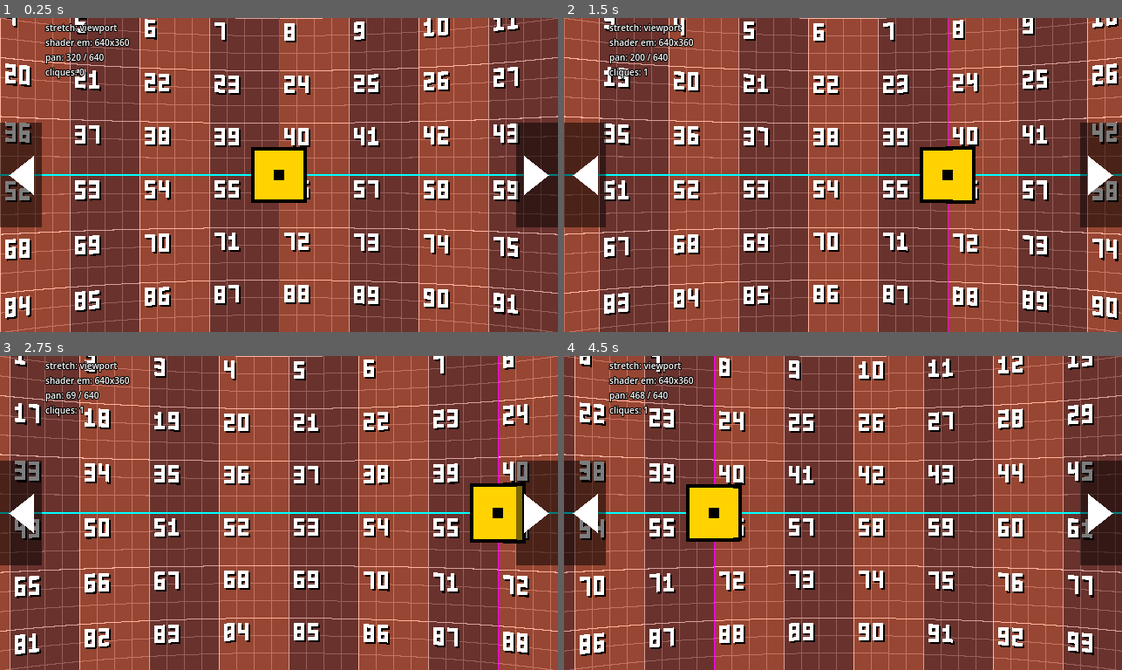
Above: before the commit, frames 1-4 (two rows, left to right).
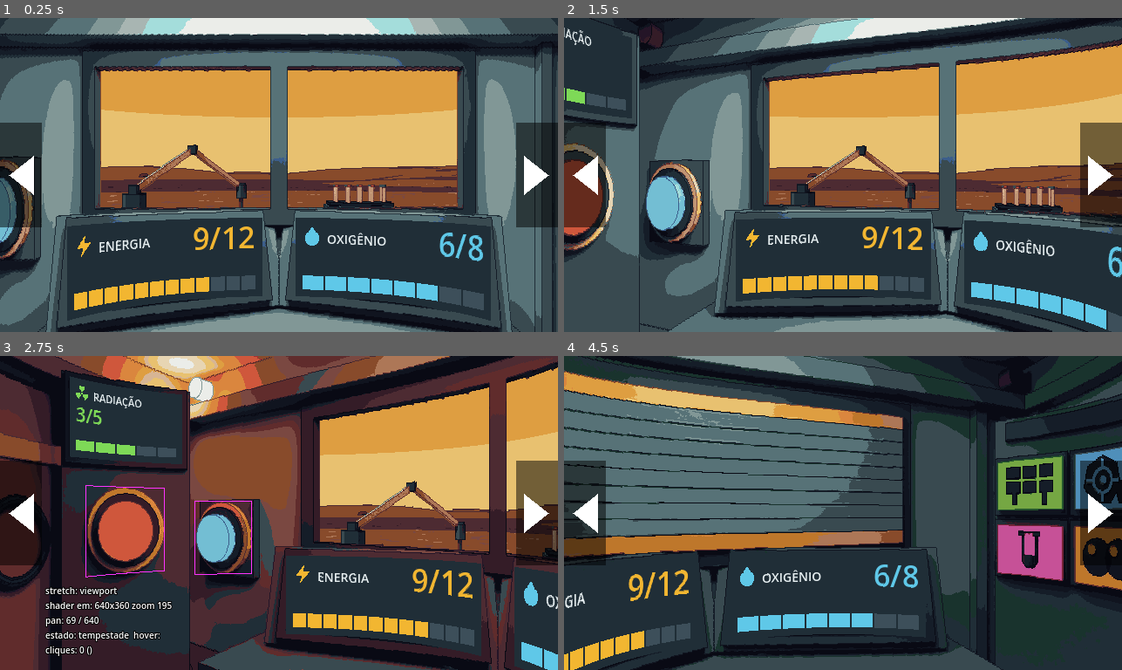
Above: after the commit, the same moments.

Repository: FreitasVarejo/five-sols-on-mars
Game: Godot game, scene res://main.tscn
Same seed, same stepped clock (60 frames per second), same inputs: the game is played once before the commit and once after it.
Inputs (mouse positions are in pixels of both pictures, inside the frame that each line leads up to):
- Up to frame 1 (0.25 s): no input
- Up to frame 2 (1.5 s): click (843, 175) at 0.52 s; click (586, 175) at 1.25 s
- Up to frame 3 (2.75 s): tap Enter at 2 s; move the mouse to (401, 497) at 2.02 s; hold D from 2.03 s (still down); tap 1 at 2.1 s; click (401, 497) at 2.17 s; tap 2 at 2.3 s
- Up to frame 4 (4.5 s): release D at 2.75 s; drag from (731, 528) to (815, 575) at 2.77 s; click (1099, 513) at 3.5 s; move the mouse to (898, 443) at 4.27 s; hold D from 4.28 s (still down); tap 3 at 4.35 s; click (898, 443) at 4.42 s

The runs differ from the first frame. In frame 1, 97% of the frame differs, in the area x 0-100%, y 0-100%; in frame 2, 97%; in frame 3, 90%; in frame 4, 98%.

Commit message:
Cômodo real no protótipo: janela para Marte, barras na rampa e ícones
O main.gd lê o regioes.json e compensa o clique pela fórmula do shader.
As teclas 1–4 trocam os estados e P alterna a vista entre normal e
poeira. O tela_barra.gd desenha as barras de energia, oxigênio e
radiação antes do shader. O monitor portátil sobe à direita e fecha pelo
"abaixar" ou virando para a esquerda.

Arte: o centro da sala virou uma janela larga, com o vidro em alpha e a
vista renderizada à parte pelo exterior.py com a mesma câmera; as telas
de energia e oxigênio foram para a rampa do console. Os botões de câmera
ganharam pictogramas, a direita saiu de baixo das setas e a câmera do
painel foi reenquadrada. A spec foi recopiada do vault.

Co-Authored-By: Claude Opus 5.5 <noreply@anthropic.com>

Diff:
--- a/assets/comodo/regioes.json
+++ b/assets/comodo/regioes.json
@@ -18,16 +18,16 @@
   },
   "telas": {
     "energia": {
-      "x": 406,
-      "y": 39,
-      "w": 225,
-      "h": 142
+      "x": 397,
+      "y": 229,
+      "w": 224,
+      "h": 90
     },
     "oxigenio": {
-      "x": 649,
-      "y": 39,
-      "w": 225,
-      "h": 142
+      "x": 659,
+      "y": 229,
+      "w": 224,
+      "h": 90
     },
     "radiacao": {
       "x": 149,
@@ -50,41 +50,48 @@
       "h": 82
     },
     "camera_painel": {
-      "x": 991,
+      "x": 962,
       "y": 121,
-      "w": 84,
+      "w": 85,
       "h": 62
     },
     "camera_rocha": {
-      "x": 1076,
+      "x": 1047,
       "y": 121,
       "w": 85,
       "h": 62
     },
     "camera_amostra": {
-      "x": 991,
+      "x": 962,
       "y": 186,
-      "w": 84,
+      "w": 85,
       "h": 62
     },
     "camera_moxie": {
-      "x": 1076,
+      "x": 1047,
       "y": 186,
       "w": 85,
       "h": 62
     },
     "planta": {
-      "x": 1167,
-      "y": 122,
-      "w": 108,
-      "h": 126
+      "x": 1142,
+      "y": 126,
+      "w": 77,
+      "h": 118
     }
   },
   "janela": {
-    "x": 284,
-    "y": 64,
-    "w": 100,
-    "h": 101
+    "x": 414,
+    "y": 36,
+    "w": 452,
+    "h": 203
+  },
+  "vista_janela": {
+    "arquivos": {
+      "normal": "assets/exterior/vista_janela_normal.png",
+      "poeira": "assets/exterior/vista_janela_poeira.png"
+    },
+    "nota": "1280x360, mesma câmera do panorama; vai atrás dele. O vidro do panorama tem alpha 0, menos no estado abrigo (persiana fechada)."
   },
   "monitor_portatil": {
     "arquivo": "monitor_portatil.png",
--- a/main.tscn
+++ b/main.tscn
@@ -1,18 +1,18 @@
 [gd_scene format=3]
 
 [ext_resource type="Script" path="res://scripts/main.gd" id="1_main"]
-[ext_resource type="Texture2D" path="res://arte/placeholder/sala.png" id="2_sala"]
-[ext_resource type="Texture2D" path="res://arte/placeholder/botao_centro_normal.png" id="3_bn"]
-[ext_resource type="Texture2D" path="res://arte/placeholder/botao_centro_pressed.png" id="4_bp"]
-[ext_resource type="Texture2D" path="res://arte/placeholder/botao_centro_hover.png" id="5_bh"]
+[ext_resource type="Texture2D" path="res://assets/comodo/normal.png" id="2_sala"]
 [ext_resource type="Shader" path="res://shaders/panorama.gdshader" id="6_shader"]
 [ext_resource type="Texture2D" path="res://arte/placeholder/seta_esquerda.png" id="7_en"]
 [ext_resource type="Texture2D" path="res://arte/placeholder/seta_esquerda_pressed.png" id="8_ep"]
 [ext_resource type="Texture2D" path="res://arte/placeholder/seta_direita.png" id="9_dn"]
 [ext_resource type="Texture2D" path="res://arte/placeholder/seta_direita_pressed.png" id="10_dp"]
+[ext_resource type="Texture2D" path="res://assets/comodo/monitor_portatil.png" id="11_monitor"]
+[ext_resource type="Texture2D" path="res://assets/exterior/vista_janela_normal.png" id="12_vista"]
 
 [sub_resource type="ShaderMaterial" id="ShaderMaterial_pan"]
 shader = ExtResource("6_shader")
+shader_parameter/zoom = 195
 
 [node name="Main" type="Control"]
 layout_mode = 3
@@ -29,17 +29,25 @@
 anchors_preset = 0
 mouse_filter = 2
 
+[node name="Vista" type="TextureRect" parent="Sala"]
+layout_mode = 0
+mouse_filter = 2
+texture = ExtResource("12_vista")
+
 [node name="Panorama" type="TextureRect" parent="Sala"]
 layout_mode = 0
 mouse_filter = 2
 texture = ExtResource("2_sala")
 
-[node name="BotaoCentro" type="TextureButton" parent="Sala"]
-layout_mode = 0
-focus_mode = 0
-texture_normal = ExtResource("3_bn")
-texture_pressed = ExtResource("4_bp")
-texture_hover = ExtResource("5_bh")
+[node name="Telas" type="Control" parent="Sala"]
+layout_mode = 3
+anchors_preset = 0
+mouse_filter = 2
+
+[node name="Realce" type="Control" parent="Sala"]
+layout_mode = 3
+anchors_preset = 0
+mouse_filter = 2
 
 [node name="Distorcao" type="ColorRect" parent="."]
 material = SubResource("ShaderMaterial_pan")
@@ -89,12 +97,62 @@
 texture_normal = ExtResource("9_dn")
 texture_pressed = ExtResource("10_dp")
 
+[node name="Monitor" type="Control" parent="HUD"]
+visible = false
+layout_mode = 0
+offset_left = 240.0
+offset_top = 60.0
+offset_right = 640.0
+offset_bottom = 360.0
+
+[node name="Tela" type="TextureRect" parent="HUD/Monitor"]
+layout_mode = 0
+offset_left = 40.0
+offset_top = 30.0
+offset_right = 360.0
+offset_bottom = 210.0
+mouse_filter = 2
+expand_mode = 1
+
+[node name="Moldura" type="TextureRect" parent="HUD/Monitor"]
+layout_mode = 0
+offset_right = 400.0
+offset_bottom = 300.0
+mouse_filter = 2
+texture = ExtResource("11_monitor")
+
+[node name="Abaixar" type="TextureButton" parent="HUD/Monitor"]
+layout_mode = 0
+offset_left = 271.0
+offset_top = 215.0
+offset_right = 384.0
+offset_bottom = 289.0
+focus_mode = 0
+
+[node name="Realce" type="ColorRect" parent="HUD/Monitor/Abaixar"]
+visible = false
+layout_mode = 0
+offset_right = 113.0
+offset_bottom = 74.0
+mouse_filter = 2
+color = Color(1, 1, 1, 0.2)
+
+[node name="Contornos" type="Control" parent="HUD"]
+visible = false
+layout_mode = 1
+anchors_preset = 15
+anchor_right = 1.0
+anchor_bottom = 1.0
+grow_horizontal = 2
+grow_vertical = 2
+mouse_filter = 2
+
 [node name="Depuracao" type="Label" parent="HUD"]
 layout_mode = 0
 offset_left = 52.0
-offset_top = 4.0
+offset_top = 262.0
 offset_right = 300.0
-offset_bottom = 60.0
+offset_bottom = 356.0
 mouse_filter = 2
 theme_override_colors/font_outline_color = Color(0, 0, 0, 1)
 theme_override_constants/outline_size = 4
--- a/scripts/main.gd
+++ b/scripts/main.gd
@@ -1,25 +1,80 @@
 extends Control
 ## Câmera em primeira pessoa: pan horizontal da Sala; a curvatura vem do shader
 ## em Distorcao (acima da Sala, abaixo do HUD).
+##
+## Cliques e shader: o shader só desloca a imagem na vertical, por um fator
+## que depende da coluna da tela (zero no meio, máximo nas bordas). Os nós da
+## Sala não sabem disso, então o clique é resolvido aqui: a posição do mouse na
+## tela vira posição no panorama pela mesma fórmula do shader (_tela_para_panorama),
+## e só então é comparada com os retângulos de regioes.json. O realce de hover e
+## as telas de barras ficam na Sala (antes do shader) e curvam junto com a arte;
+## os contornos de depuração (tecla D) são desenhados no HUD, depois do shader,
+## a partir da fórmula direta, para conferir o alinhamento.
 
 const VELOCIDADE_BORDA := 600.0  # px/s, no limite da tela
 const VELOCIDADE_SETA := 400.0  # px/s, seta pressionada
-const ALTURA_BOTAO_Y := 180.0  # centro vertical do BotaoCentro no panorama
-const LADO_BOTAO := 64.0
+const LIMIAR_FECHAR_MONITOR := 24.0  # px de pan para a esquerda que fecham o monitor
+const JSON_REGIOES := "res://assets/comodo/regioes.json"
+
+const PANORAMAS := {
+	"normal": preload("res://assets/comodo/normal.png"),
+	"tempestade": preload("res://assets/comodo/tempestade.png"),
+	"abrigo": preload("res://assets/comodo/abrigo.png"),
+	"modo_seguranca": preload("res://assets/comodo/modo_seguranca.png"),
+}
+const ORDEM_ESTADOS := ["normal", "tempestade", "abrigo", "modo_seguranca"]
+# Vista de Marte pela janela: fica atrás do panorama (o vidro dele tem alpha 0, menos no
+# abrigo, em que a persiana cobre). A vista é independente do estado da sala: P alterna.
+const VISTAS := {
+	"normal": preload("res://assets/exterior/vista_janela_normal.png"),
+	"poeira": preload("res://assets/exterior/vista_janela_poeira.png"),
+}
+const EXTERIOR := {
+	"painel": preload("res://assets/exterior/painel_normal.png"),
+	"rocha": preload("res://assets/exterior/rocha_normal.png"),
+	"amostra": preload("res://assets/exterior/amostra_normal.png"),
+	"moxie": preload("res://assets/exterior/moxie_normal.png"),
+}
+
+# Valores de teste das telas: nome, ícone, valor, máximo, cor.
+const TELAS := {
+	"energia": ["ENERGIA", "energia", 9, 12, Color("#f2b631")],
+	"oxigenio": ["OXIGÊNIO", "oxigenio", 6, 8, Color("#5fc8e8")],
+	"radiacao": ["RADIAÇÃO", "radiacao", 3, 5, Color("#7ed957")],
+}
 
 @onready var _sala: Control = $Sala
+@onready var _vista_janela: TextureRect = $Sala/Vista
 @onready var _panorama: TextureRect = $Sala/Panorama
-@onready var _botao_centro: TextureButton = $Sala/BotaoCentro
+@onready var _telas: Control = $Sala/Telas
+@onready var _realce: Control = $Sala/Realce
+@onready var _distorcao: ColorRect = $Distorcao
 @onready var _seta_esq: TextureButton = $HUD/SetaEsquerda
 @onready var _seta_dir: TextureButton = $HUD/SetaDireita
 @onready var _depuracao: Label = $HUD/Depuracao
-
+@onready var _contornos: Control = $HUD/Contornos
+@onready var _monitor: Control = $HUD/Monitor
+@onready var _monitor_tela: TextureRect = $HUD/Monitor/Tela
+@onready var _monitor_abaixar: TextureButton = $HUD/Monitor/Abaixar
+@onready var _monitor_abaixar_realce: ColorRect = $HUD/Monitor/Abaixar/Realce
+
+var _botoes := {}  # nome -> Rect2 no panorama
+var _rect_abaixar_monitor := Rect2()
 var _pan := 0.0
 var _pan_inteiro := 0
 var _cliques := 0
+var _ultimo_clique := ""
+var _hover := ""
+var _estado := "normal"
+var _estado_antes_do_abrigo := "normal"
+var _vista := "normal"
+var _camera := ""
+var _monitor_aberto := false
+var _pan_ao_abrir := 0.0
+var _depurar := false
 var _esq_pressionada := false
 var _dir_pressionada := false
-var _mouse_x := 0.0
+var _mouse_pos := Vector2.ZERO
 # O pan por posição só vale com mouse de verdade e com o mouse dentro da janela.
 var _mouse_real := false
 var _mouse_dentro := true
@@ -27,18 +82,25 @@
 
 func _ready() -> void:
 	_aplicar_stretch_da_url()
+	_depuracao.hide()
+	_carregar_regioes()
 
 	var tamanho := _panorama.texture.get_size()
 	_panorama.size = tamanho
+	_vista_janela.size = tamanho
 	_sala.size = tamanho
-	_botao_centro.size = Vector2(LADO_BOTAO, LADO_BOTAO)
-	_botao_centro.position = Vector2(roundf(tamanho.x / 2.0) - LADO_BOTAO / 2.0, ALTURA_BOTAO_Y - LADO_BOTAO / 2.0)
+	_telas.size = tamanho
+	_realce.size = tamanho
+	_realce.draw.connect(_desenhar_realce)
+	_contornos.draw.connect(_desenhar_contornos)
 
 	_seta_esq.button_down.connect(func() -> void: _esq_pressionada = true)
 	_seta_esq.button_up.connect(func() -> void: _esq_pressionada = false)
 	_seta_dir.button_down.connect(func() -> void: _dir_pressionada = true)
 	_seta_dir.button_up.connect(func() -> void: _dir_pressionada = false)
-	_botao_centro.pressed.connect(_ao_clicar_botao_centro)
+	_monitor_abaixar.pressed.connect(_fechar_monitor)
+	_monitor_abaixar.mouse_entered.connect(func() -> void: _monitor_abaixar_realce.show())
+	_monitor_abaixar.mouse_exited.connect(func() -> void: _monitor_abaixar_realce.hide())
 
 	_pan = _alcance() / 2.0
 	_pan_inteiro = roundi(_pan)
@@ -50,15 +112,72 @@
 	_sonda_teste()
 
 
+## Lê regioes.json: botões, telas de barras e o bloco do monitor portátil.
+func _carregar_regioes() -> void:
+	var dados = JSON.parse_string(FileAccess.get_file_as_string(JSON_REGIOES))
+	assert(dados is Dictionary, "regioes.json não carregou")
+	for nome: String in dados["botoes"]:
+		_botoes[nome] = _rect(dados["botoes"][nome])
+
+	for nome: String in TELAS:
+		var t: Array = TELAS[nome]
+		var tela: Control = preload("res://scripts/tela_barra.gd").new()
+		var r := _rect(dados["telas"][nome])
+		tela.position = r.position
+		tela.size = r.size
+		tela.mouse_filter = Control.MOUSE_FILTER_IGNORE
+		tela.nome = t[0]
+		tela.icone = t[1]
+		tela.valor = t[2]
+		tela.maximo = t[3]
+		tela.cor = t[4]
+		_telas.add_child(tela)
+
+	var mon: Dictionary = dados["monitor_portatil"]
+	var tela_mon := _rect(mon["tela"])
+	_monitor_tela.position = tela_mon.position
+	_monitor_tela.size = tela_mon.size
+	_rect_abaixar_monitor = _rect(mon["abaixar"])
+	_monitor_abaixar.position = _rect_abaixar_monitor.position
+	_monitor_abaixar.size = _rect_abaixar_monitor.size
+	_monitor_abaixar_realce.size = _rect_abaixar_monitor.size
+	_monitor.size = Vector2(mon["largura"], mon["altura"])
+	# Lateral direita da tela, encostado embaixo.
+	_monitor.position = get_viewport_rect().size - _monitor.size
+
+
+func _rect(d: Dictionary) -> Rect2:
+	return Rect2(d["x"], d["y"], d["w"], d["h"])
+
+
 func _input(event: InputEvent) -> void:
 	if event is InputEventScreenTouch or event is InputEventScreenDrag:
 		_mouse_real = false
 	elif event is InputEventMouse:
+		_mouse_pos = event.position
 		if event.device == InputEvent.DEVICE_ID_EMULATION:
 			_mouse_real = false  # mouse emulado a partir de toque
 		elif event is InputEventMouseMotion:
 			_mouse_real = true
-			_mouse_x = event.position.x
+
+
+## Só chega aqui o que nenhum Control (setas, monitor) consumiu.
+func _unhandled_input(event: InputEvent) -> void:
+	if event is InputEventMouseButton and event.pressed and event.button_index == MOUSE_BUTTON_LEFT:
+		var nome := _regiao_em(event.position)
+		if nome != "":
+			_ao_clicar(nome)
+	elif event is InputEventKey and event.pressed and not event.echo:
+		match event.keycode:
+			KEY_1, KEY_2, KEY_3, KEY_4:
+				_definir_estado(ORDEM_ESTADOS[event.keycode - KEY_1])
+			KEY_P:
+				_definir_vista("poeira" if _vista == "normal" else "normal")
+			KEY_D:
+				_depurar = not _depurar
+				_contornos.visible = _depurar
+				_depuracao.visible = _depurar
+				_sonda_teste()
 
 
 func _notification(what: int) -> void:
@@ -70,13 +189,26 @@
 
 func _process(delta: float) -> void:
 	var velocidade := _velocidade_seta() if (_esq_pressionada or _dir_pressionada) else _velocidade_mouse()
+	if _monitor_aberto:
+		velocidade = minf(velocidade, 0.0)  # com o monitor aberto, só se vira para a esquerda
 	if velocidade != 0.0:
 		_pan = clampf(_pan + velocidade * delta, 0.0, _alcance())
 	var novo := roundi(_pan)
 	_sala.position.x = -novo
-	if novo != _pan_inteiro:
-		_pan_inteiro = novo
+	var mudou := novo != _pan_inteiro
+	_pan_inteiro = novo
+	if _monitor_aberto and _pan < _pan_ao_abrir - LIMIAR_FECHAR_MONITOR:
+		_fechar_monitor()
+
+	var hover := _regiao_em(_mouse_pos) if (_mouse_real and _mouse_dentro) else ""
+	if hover != _hover:
+		_hover = hover
+		_realce.queue_redraw()
+		mudou = true
+	if mudou:
 		_sonda_teste()
+	if _depurar:
+		_contornos.queue_redraw()
 	_atualizar_depuracao()
 
 
@@ -90,12 +222,15 @@
 
 
 ## Zonas de borda de 1/3 da tela; a velocidade cresce da fronteira (0) até a borda.
+## Com o monitor aberto, o mouse sobre ele não faz pan.
 func _velocidade_mouse() -> float:
 	if not (_mouse_real and _mouse_dentro):
 		return 0.0
+	if _monitor_aberto and _monitor.get_global_rect().has_point(_mouse_pos):
+		return 0.0
 	var largura := get_viewport_rect().size.x
 	var zona := largura / 3.0
-	var x := clampf(_mouse_x, 0.0, largura)
+	var x := clampf(_mouse_pos.x, 0.0, largura)
 	if x < zona:
 		return -VELOCIDADE_BORDA * (zona - x) / zona
 	if x > largura - zona:
@@ -103,8 +238,133 @@
 	return 0.0
 
 
-func _ao_clicar_botao_centro() -> void:
+# --- geometria do shader --------------------------------------------------
+
+func _zoom() -> float:
+	return float((_distorcao.material as ShaderMaterial).get_shader_parameter("zoom"))
+
+
+## Fator vertical do shader (fC) na coluna x da tela. Mesma conta de panorama.gdshader.
+func _fator(x_tela: float) -> float:
+	var fb := 1.0 - _zoom() * 0.0015
+	var u := x_tela / get_viewport_rect().size.x
+	return maxf(0.02, 1.0 + (fb - 1.0) * 4.0 * pow(u - 0.5, 2.0))
+
+
+## Onde, no panorama, está o que aparece no ponto p da tela.
+func _tela_para_panorama(p: Vector2) -> Vector2:
+	var meio := get_viewport_rect().size.y / 2.0
+	return Vector2(p.x + _pan_inteiro, meio + (p.y - meio) * _fator(p.x))
+
+
+## Onde, na tela, aparece o ponto q do panorama.
+func _panorama_para_tela(q: Vector2) -> Vector2:
+	var meio := get_viewport_rect().size.y / 2.0
+	var x := q.x - _pan_inteiro
+	return Vector2(x, meio + (q.y - meio) / _fator(x))
+
+
+## Nome do botão sob o ponto p da tela ("" se nenhum). O monitor e as setas tapam.
+func _regiao_em(p: Vector2) -> String:
+	if _monitor_aberto and _monitor.get_global_rect().has_point(p):
+		return ""
+	for seta in [_seta_esq, _seta_dir]:
+		if seta.is_visible_in_tree() and seta.get_global_rect().has_point(p):
+			return ""
+	var q := _tela_para_panorama(p)
+	for nome: String in _botoes:
+		if _botoes[nome].has_point(q):
+			return nome
+	return ""
+
+
+# --- desenho -----------------------------------------------------------------
+
+## Na Sala, antes do shader: o realce curva junto com a arte.
+func _desenhar_realce() -> void:
+	if _hover == "":
+		return
+	var r: Rect2 = _botoes[_hover]
+	_realce.draw_rect(r, Color(1, 1, 1, 0.22))
+	_realce.draw_rect(r, Color(1, 1, 1, 0.6), false, 1.0)
+
+
+## No HUD, depois do shader: o contorno do que é clicável, pela fórmula direta.
+func _desenhar_contornos() -> void:
+	for nome: String in _botoes:
+		var cor := Color(1, 0.2, 1) if nome != _hover else Color(1, 1, 0)
+		_contornos.draw_polyline(_contorno_na_tela(_botoes[nome]), cor, 1.0)
+	if _monitor_aberto:
+		var r := Rect2(_monitor.position + _rect_abaixar_monitor.position, _rect_abaixar_monitor.size)
+		_contornos.draw_rect(r, Color(0, 1, 1), false, 1.0)
+		_contornos.draw_rect(Rect2(_monitor.position + _monitor_tela.position, _monitor_tela.size), Color(0, 1, 1), false, 1.0)
+
+
+func _contorno_na_tela(r: Rect2) -> PackedVector2Array:
+	var pts := PackedVector2Array()
+	var passo := 4.0
+	var x := r.position.x
+	while x < r.end.x:
+		pts.append(_panorama_para_tela(Vector2(x, r.position.y)))
+		x += passo
+	pts.append(_panorama_para_tela(Vector2(r.end.x, r.position.y)))
+	pts.append(_panorama_para_tela(Vector2(r.end.x, r.end.y)))
+	x = r.end.x
+	while x > r.position.x:
+		pts.append(_panorama_para_tela(Vector2(x, r.end.y)))
+		x -= passo
+	pts.append(_panorama_para_tela(Vector2(r.position.x, r.end.y)))
+	pts.append(pts[0])
+	return pts
+
+
+# --- ações -------------------------------------------------------------------
+
+func _ao_clicar(nome: String) -> void:
 	_cliques += 1
+	_ultimo_clique = nome
+	match nome:
+		"abrigo":
+			if _estado == "abrigo":
+				_definir_estado(_estado_antes_do_abrigo)
+			else:
+				_estado_antes_do_abrigo = _estado
+				_definir_estado("abrigo")
+		"terra", "planta":
+			print("clique: ", nome)
+		_:
+			if nome.begins_with("camera_"):
+				_abrir_monitor(nome.trim_prefix("camera_"))
+	_sonda_teste()
+
+
+func _definir_estado(estado: String) -> void:
+	_estado = estado
+	_panorama.texture = PANORAMAS[estado]
+	_sonda_teste()
+
+
+func _definir_vista(vista: String) -> void:
+	_vista = vista
+	_vista_janela.texture = VISTAS[vista]
+	_sonda_teste()
+
+
+func _abrir_monitor(camera: String) -> void:
+	_camera = camera
+	_monitor_tela.texture = EXTERIOR[camera]
+	_monitor_aberto = true
+	_monitor.show()
+	_seta_dir.hide()
+	_dir_pressionada = false
+	_pan_ao_abrir = _pan
+	_monitor_abaixar_realce.hide()
+
+
+func _fechar_monitor() -> void:
+	_monitor_aberto = false
+	_monitor.hide()
+	_seta_dir.show()
 	_sonda_teste()
 
 
@@ -127,9 +387,12 @@
 
 
 func _atualizar_depuracao() -> void:
+	if not _depurar:
+		return
 	var res := _resolucao_do_shader()
-	_depuracao.text = "stretch: %s\nshader em: %dx%d\npan: %d / %d\ncliques: %d" % [
-		_nome_do_modo(), res.x, res.y, _pan_inteiro, roundi(_alcance()), _cliques]
+	_depuracao.text = "stretch: %s\nshader em: %dx%d zoom %d\npan: %d / %d\nestado: %s  hover: %s\ncliques: %d (%s)" % [
+		_nome_do_modo(), res.x, res.y, int(_zoom()), _pan_inteiro, roundi(_alcance()),
+		_estado, _hover, _cliques, _ultimo_clique]
 
 
 ## No Web, lê ?stretch=viewport|canvas_items e aplica em content_scale_mode.
@@ -150,5 +413,10 @@
 	if not OS.has_feature("web"):
 		return
 	var res := _resolucao_do_shader()
-	var estado := {"cliques": _cliques, "pan": _pan_inteiro, "modo": _nome_do_modo(), "shader_em": [res.x, res.y]}
+	var estado := {
+		"cliques": _cliques, "ultimo_clique": _ultimo_clique, "pan": _pan_inteiro,
+		"modo": _nome_do_modo(), "shader_em": [res.x, res.y], "zoom": _zoom(),
+		"estado": _estado, "vista": _vista, "monitor": _monitor_aberto, "camera": _camera,
+		"hover": _hover, "depurar": _depurar,
+	}
 	JavaScriptBridge.eval("window.fsom = %s;" % JSON.stringify(estado), true)
--- /dev/null
+++ b/scripts/tela_barra.gd
@@ -0,0 +1,100 @@
+extends Control
+## Tela de barra do cômodo (energia, oxigênio, radiação): ícone, nome, número e
+## barra em células. Fica dentro da Sala, antes do shader, para curvar com a parede.
+## Protótipo de legibilidade: fonte padrão, valores de teste.
+## Três formatos pelo tamanho da região: grande (as telas antigas da parede), ampla (as telas
+## baixas e largas da rampa: ícone e nome à esquerda, número à direita, barra embaixo) e pequena.
+
+const FUNDO := Color("#202e37")
+const TEXTO := Color("#e8f0f2")
+const CELULA_VAZIA := Color("#3d4f5a")
+
+var nome := ""
+var icone := "energia"
+var valor := 0
+var maximo := 1
+var cor := Color.WHITE
+
+
+func _draw() -> void:
+	if size.x > size.y * 2.0:
+		_desenhar_ampla()
+		return
+	var fonte := ThemeDB.fallback_font
+	var grande := size.y > 100.0
+	var tam_nome := 16 if grande else 11
+	var tam_num := 36 if grande else 20
+	var margem := 12.0 if grande else 7.0
+	var lado_icone := 22.0 if grande else 14.0
+
+	draw_rect(Rect2(Vector2.ZERO, size), FUNDO)
+
+	var y := margem
+	_desenhar_icone(Rect2(margem, y, lado_icone, lado_icone))
+	draw_string(fonte, Vector2(margem + lado_icone + 6.0, y + lado_icone - (3.0 if grande else 2.0)),
+		nome, HORIZONTAL_ALIGNMENT_LEFT, size.x - margem * 2.0 - lado_icone, tam_nome, TEXTO)
+
+	y += lado_icone + (6.0 if grande else 4.0)
+	draw_string(fonte, Vector2(margem, y + tam_num * 0.85), "%d/%d" % [valor, maximo],
+		HORIZONTAL_ALIGNMENT_LEFT, size.x - margem * 2.0, tam_num, cor)
+
+	var alt_barra := 20.0 if grande else 10.0
+	var y_barra := size.y - margem - alt_barra
+	var larg := size.x - margem * 2.0
+	var vao := 2.0
+	var larg_celula := (larg - vao * (maximo - 1)) / maximo
+	for i in maximo:
+		var r := Rect2(margem + i * (larg_celula + vao), y_barra, larg_celula, alt_barra)
+		draw_rect(r, cor if i < valor else CELULA_VAZIA)
+
+
+func _desenhar_ampla() -> void:
+	var fonte := ThemeDB.fallback_font
+	var margem := 8.0
+	var lado_icone := 22.0
+	var tam_nome := 14
+	var tam_num := 34
+	draw_rect(Rect2(Vector2.ZERO, size), FUNDO)
+
+	var topo := margem
+	_desenhar_icone(Rect2(margem, topo + 2.0, lado_icone, lado_icone))
+	draw_string(fonte, Vector2(margem + lado_icone + 6.0, topo + lado_icone - 1.0), nome,
+		HORIZONTAL_ALIGNMENT_LEFT, size.x * 0.5, tam_nome, TEXTO)
+	# número à direita, na altura da linha do ícone
+	draw_string(fonte, Vector2(margem, topo + tam_num * 0.8), "%d/%d" % [valor, maximo],
+		HORIZONTAL_ALIGNMENT_RIGHT, size.x - margem * 2.0, tam_num, cor)
+
+	var alt_barra := 16.0
+	var y_barra := size.y - margem - alt_barra
+	var larg := size.x - margem * 2.0
+	var vao := 2.0
+	var larg_celula := (larg - vao * (maximo - 1)) / maximo
+	for i in maximo:
+		var r := Rect2(margem + i * (larg_celula + vao), y_barra, larg_celula, alt_barra)
+		draw_rect(r, cor if i < valor else CELULA_VAZIA)
+
+
+func _desenhar_icone(r: Rect2) -> void:
+	var c := r.get_center()
+	var s := r.size.x
+	match icone:
+		"energia":
+			draw_colored_polygon(PackedVector2Array([
+				r.position + Vector2(s * 0.60, 0), r.position + Vector2(s * 0.15, s * 0.58),
+				r.position + Vector2(s * 0.48, s * 0.58), r.position + Vector2(s * 0.34, s),
+				r.position + Vector2(s * 0.88, s * 0.38), r.position + Vector2(s * 0.54, s * 0.38),
+			]), cor)
+		"oxigenio":
+			draw_circle(c + Vector2(0, s * 0.12), s * 0.38, cor)
+			draw_colored_polygon(PackedVector2Array([
+				c + Vector2(0, -s * 0.5), c + Vector2(-s * 0.33, s * 0.0), c + Vector2(s * 0.33, s * 0.0)]), cor)
+		"radiacao":
+			# Trifólio: três setores de 60 graus em volta de um miolo.
+			for k in 3:
+				var a0 := deg_to_rad(-90.0 + k * 120.0 - 30.0)
+				var pts := PackedVector2Array([c])
+				for j in 7:
+					pts.append(c + Vector2.from_angle(a0 + deg_to_rad(60.0) * j / 6.0) * s * 0.5)
+				draw_colored_polygon(pts, cor)
+			draw_circle(c, s * 0.12, FUNDO)
+			draw_circle(c, s * 0.08, cor)
Binary file changed: assets/comodo/abrigo.png
Binary file changed: assets/comodo/modo_seguranca.png
Binary file changed: assets/comodo/normal.png
Binary file changed: assets/comodo/tempestade.png
Binary file changed: assets/exterior/painel_normal.png
Binary file changed: assets/exterior/painel_poeira.png
Binary file added: assets/exterior/vista_janela_normal.png
Not shown, added: assets/exterior/vista_janela_normal.png.import
Binary file added: assets/exterior/vista_janela_poeira.png
Not shown, added: assets/exterior/vista_janela_poeira.png.import
Not shown, added: scripts/tela_barra.gd.uid
Not shown, changed: docs/spec/five-sols-on-mars.md
(and 1 more such lines)
